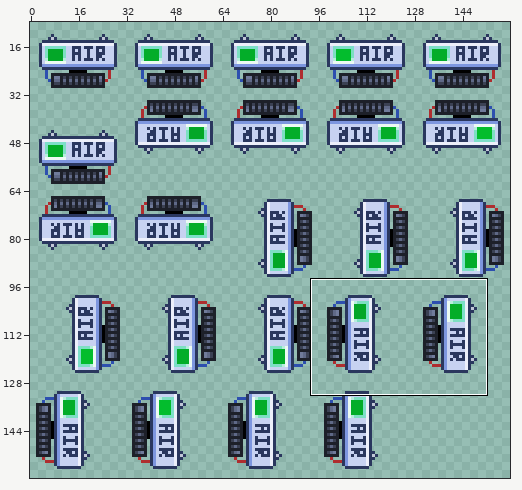
Sprite sheet, stored at Resources/Textures/Structures/Wallmounts/air_monitors.rsi/alarm0.png. The picture above shows the old version from afar; the outline marks the close-up.
Close-up. Before the edit:
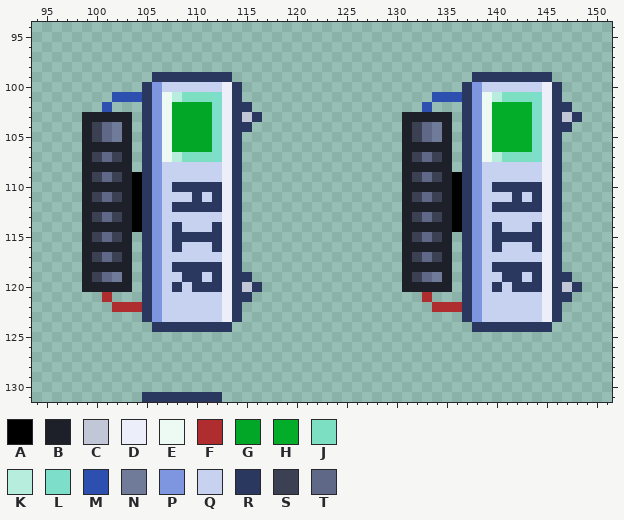
The file is 160x160 pixels. Colours within 5 levels of each other are drawn and written as one. Shown: x 94..151, y 94..131. The wide view leaves out empty margins.
Palette (. is transparent): A #000000  B #1d2029  C #c1c7d7  D #eceffa  E #ecfaf3  F #af2d2f  G #03a728  H #03ad29  J #7ddfc2  K #b7eddd  L #7ddfc9  M #2d4faf  N #707b9a  P #7d96df  Q #c7d2f1  R #2a375e  S #3b4153  T #5f6987
Pixels before, first column x 99:
 99 .......RRRRRRRR........................RRRRRRRR...
100 ......RPQQQQQQDR......................RPQQQQQQDR..
101 ...MMMRPEKJJJLDR...................MMMRPEKJJJLDR..
102 ..M...RPEGGGGLDRR.................M...RPEHHHHLDRR.
103 BBBBB.RPEGGGGLDRCR..............BBBBB.RPEHHHHLDRCR
104 BSTNB.RPEGGGGLDRR...............BSTNB.RPEHHHHLDRR.
105 BSTNB.RPEGGGGLDR................BSTNB.RPEHHHHLDR..
106 BBBBB.RPEGGGGLDR................BBBBB.RPEHHHHLDR..
107 BSTSB.RPEKJJJLDR................BSTSB.RPEKJJJLDR..
108 BBBBB.RPQQQQQQDR................BBBBB.RPQQQQQQDR..
109 BSTSBARPQQQQQQDR................BSTSBARPQQQQQQDR..
110 BBBBBARPQRRRRRDR................BBBBBARPQRRRRRDR..
111 BSTSBARPQQQRQRDR................BSTSBARPQQQRQRDR..
112 BBBBBARPQRRRRRDR................BBBBBARPQRRRRRDR..
113 BSTSBARPQQQQQQDR................BSTSBARPQQQQQQDR..
114 BBBBBARPQRQQQRDR................BBBBBARPQRQQQRDR..
115 BSTSB.RPQRRRRRDR................BSTSB.RPQRRRRRDR..
116 BBBBB.RPQRQQQRDR................BBBBB.RPQRQQQRDR..
117 BSTSB.RPQQQQQQDR................BSTSB.RPQQQQQQDR..
118 BBBBB.RPQRRRRRDR................BBBBB.RPQRRRRRDR..
119 BSTNB.RPQQRRQRDRR...............BSTNB.RPQQRRQRDRR.
120 BBBBB.RPQRQRRRDRCR..............BBBBB.RPQRQRRRDRCR
121 ..F...RPQQQQQQDRR.................F...RPQQQQQQDRR.
122 ...FFFRPQQQQQQDR...................FFFRPQQQQQQDR..
123 ......RPQQQQQQDR......................RPQQQQQQDR..
124 .......RRRRRRRR........................RRRRRRRR...
125 ..................................................
126 ..................................................
127 ..................................................
128 ..................................................
129 ..................................................
130 ..................................................
131 ......RRRRRRRR....................................
The result:
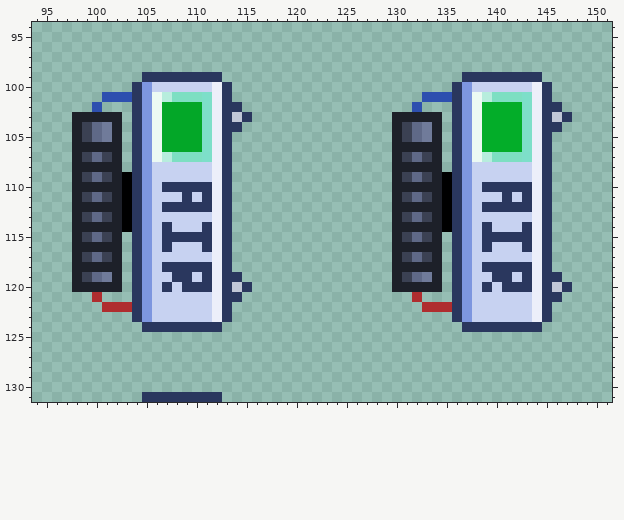
Commit message: Fix two frames of west-facing sprite being one pixel off
From old to new:
Changed rows in their new state; - is an unchanged pixel.
first column x 98:
 99 -------R-------.-----------------------R-------.---
100 ------RPQ-----DR.---------------------RPQ-----DR.--
101 ---M--RPEKJ--LDR.------------------M--RPEKJ--LDR.--
102 --M.--RPEG---LDR-.----------------M.--RPEH---LDR-.-
103 B----.RPEG---LDRCR.-------------B----.RPEH---LDRCR.
104 BSTNB.RPEG---LDR-.--------------BSTNB.RPEH---LDR-.-
105 BSTNB.RPEG---LDR.---------------BSTNB.RPEH---LDR.--
106 B----.RPEG---LDR.---------------B----.RPEH---LDR.--
107 BSTSB.RPEKJ--LDR.---------------BSTSB.RPEKJ--LDR.--
108 B----.RPQ-----DR.---------------B----.RPQ-----DR.--
109 BSTSBARPQ-----DR.---------------BSTSBARPQ-----DR.--
110 B----ARPQR----DR.---------------B----ARPQR----DR.--
111 BSTSBARPQ--RQRDR.---------------BSTSBARPQ--RQRDR.--
112 B----ARPQR----DR.---------------B----ARPQR----DR.--
113 BSTSBARPQ-----DR.---------------BSTSBARPQ-----DR.--
114 B----ARPQRQ--RDR.---------------B----ARPQRQ--RDR.--
115 BSTSB.RPQR----DR.---------------BSTSB.RPQR----DR.--
116 B----.RPQRQ--RDR.---------------B----.RPQRQ--RDR.--
117 BSTSB.RPQ-----DR.---------------BSTSB.RPQ-----DR.--
118 B----.RPQR----DR.---------------B----.RPQR----DR.--
119 BSTNB.RPQ-R-QRDR-.--------------BSTNB.RPQ-R-QRDR-.-
120 B----.RPQRQR--DRCR.-------------B----.RPQRQR--DRCR.
121 --F.--RPQ-----DR-.----------------F.--RPQ-----DR-.-
122 ---F--RPQ-----DR.------------------F--RPQ-----DR.--
123 ------RPQ-----DR.---------------------RPQ-----DR.--
124 -------R-------.-----------------------R-------.---
Boxes around the changes in both close-ups, in picture pixels (x1, y1, x2, y2):
changed: (72, 72, 262, 332)
changed: (392, 72, 582, 332)
